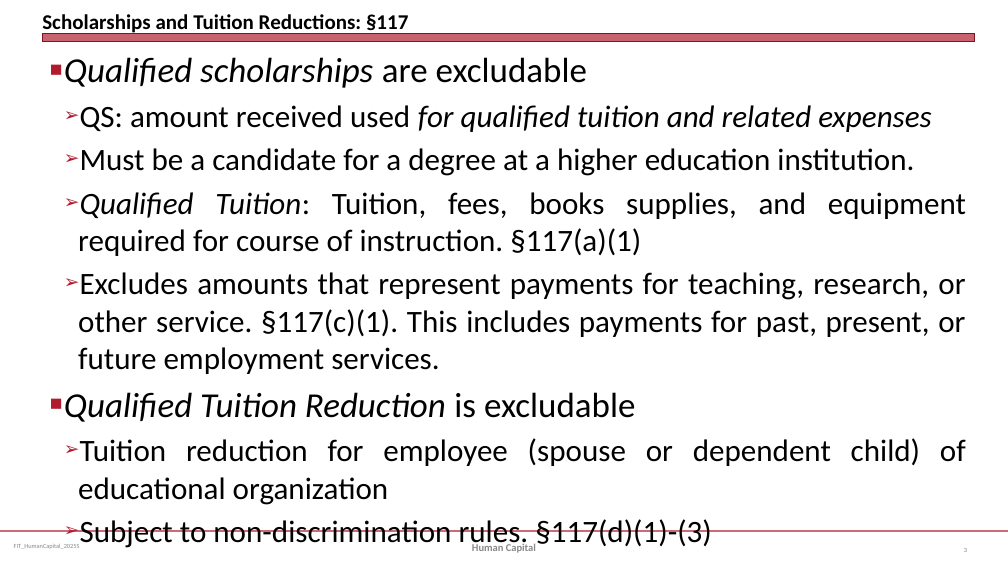
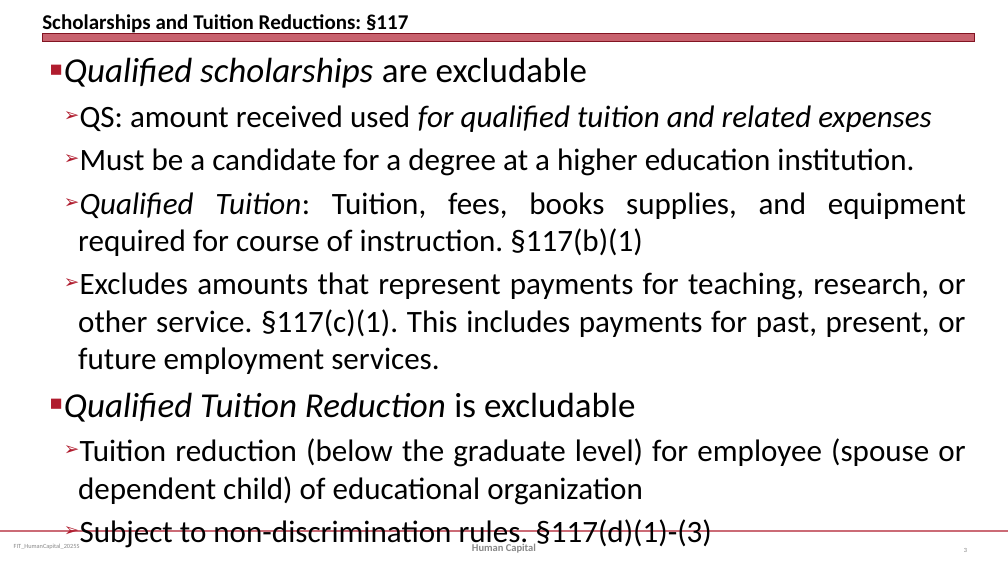
Before and after one commit to jmc877/Fed-Income-Tax, a slide deck: slide 3 of slides/FIT_HumanCapital_2025S.pptx. Drawn at 1008x567 pixels with LibreOffice and Linux fonts; fonts in the diff are those of the drawing. Boxes give left, top, right and bottom in pixels: in the first picture for what was removed or moved away, otherwise in the second. Text is boxed around its words. In the diff, an @@ line names an element or a change of style, - is before the commit and + after.

```diff
--- a/slides/FIT_HumanCapital_2025S.pptx
+++ b/slides/FIT_HumanCapital_2025S.pptx
@@ text at <box>78,192,966,256</box>: text changed @@
-  ➢ Qualified Tuition: Tuition, fees, books supplies, and equipment required for course of instruction. §117(a)(1)
+  ➢ Qualified Tuition: Tuition, fees, books supplies, and equipment required for course of instruction. §117(b)(1)
@@ text at <box>78,438,965,505</box>: text changed @@
-  ➢ Tuition reduction for employee (spouse or dependent child) of educational organization
+  ➢ Tuition reduction (below the graduate level) for employee (spouse or dependent child) of educational organization
```
Also in this commit, not shown: 2 other slides changed, 4 other files.
